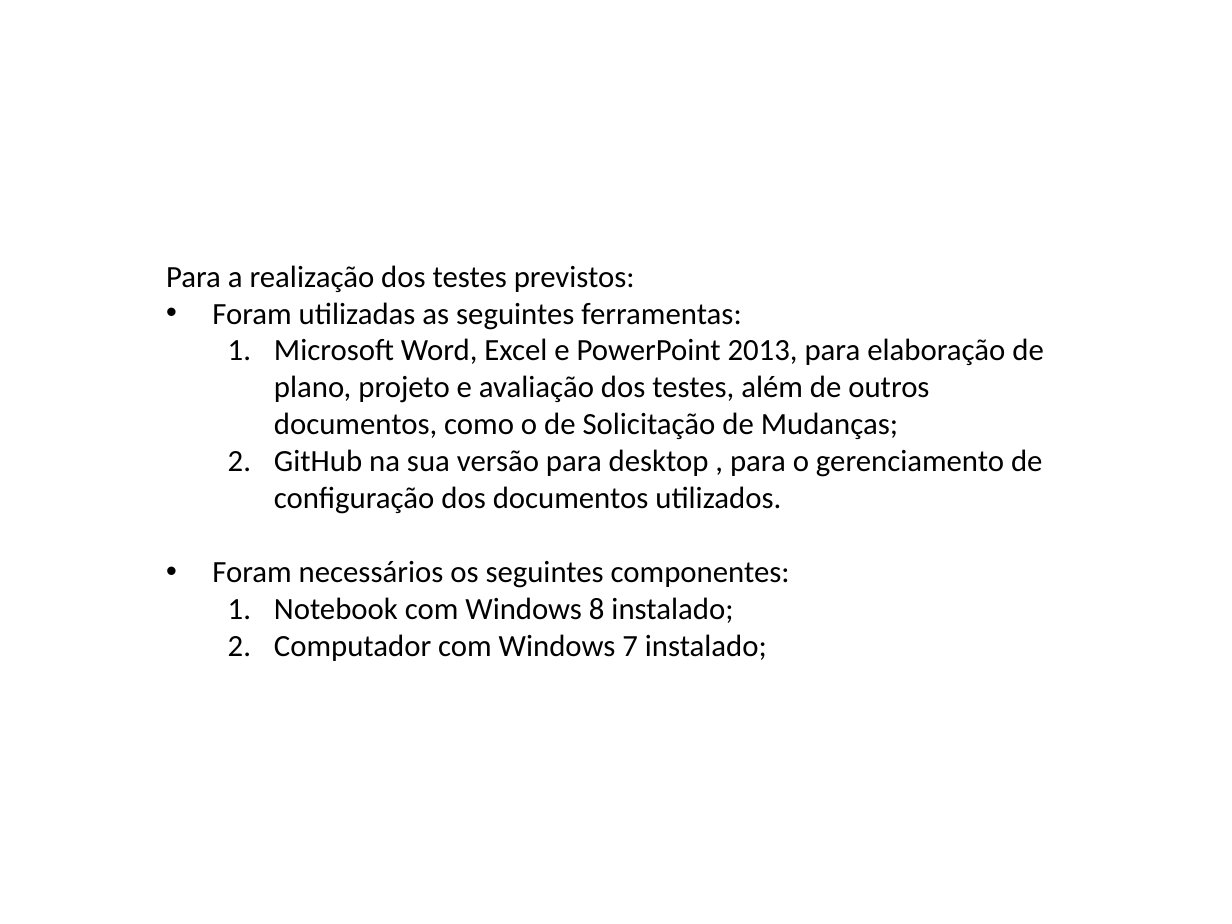
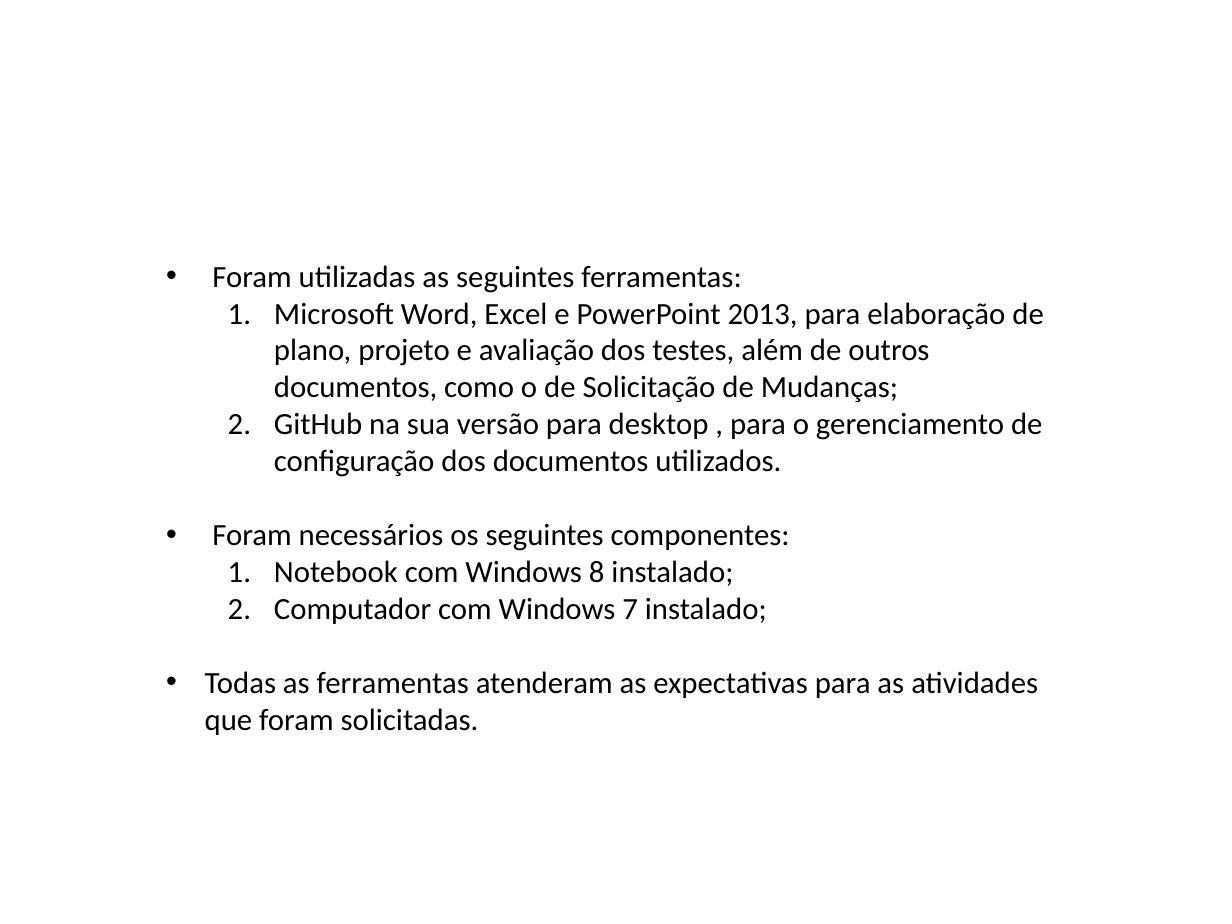
Before and after one commit to washingtonferreira/finderrors, a slide deck: slide 10 of FINDERRORS_-_Avaliação_dos_Testes.pptx (slide 9 before the commit). Drawn at 1232x924 pixels with LibreOffice and Linux fonts; fonts in the diff are those of the drawing; background and template pictures are left out. Boxes give left, top, right and bottom in pixels: in the first picture for what was removed or moved away, otherwise in the second. Text is boxed around its words. In the diff, an @@ line names an element or a change of style, - is before the commit and + after.

Commit message:
Alteração na Avaliação de Testes
Inclusão do Gráfico dos CTs.
Inclusão de Cobertura de Testes.

```diff
--- a/FINDERRORS_-_Avaliação_dos_Testes.pptx
+++ b/FINDERRORS_-_Avaliação_dos_Testes.pptx
@@ text at (166, 265, 635, 292): paragraph removed @@
-Para a realização dos testes previstos:
@@ text at (205, 671, 1038, 735): paragraph added @@
+• Todas as ferramentas atenderam as expectativas para as atividades que foram solicitadas.
```
Also in this commit, not shown: 7 other slides changed, 2 slides added, 1 other file.
